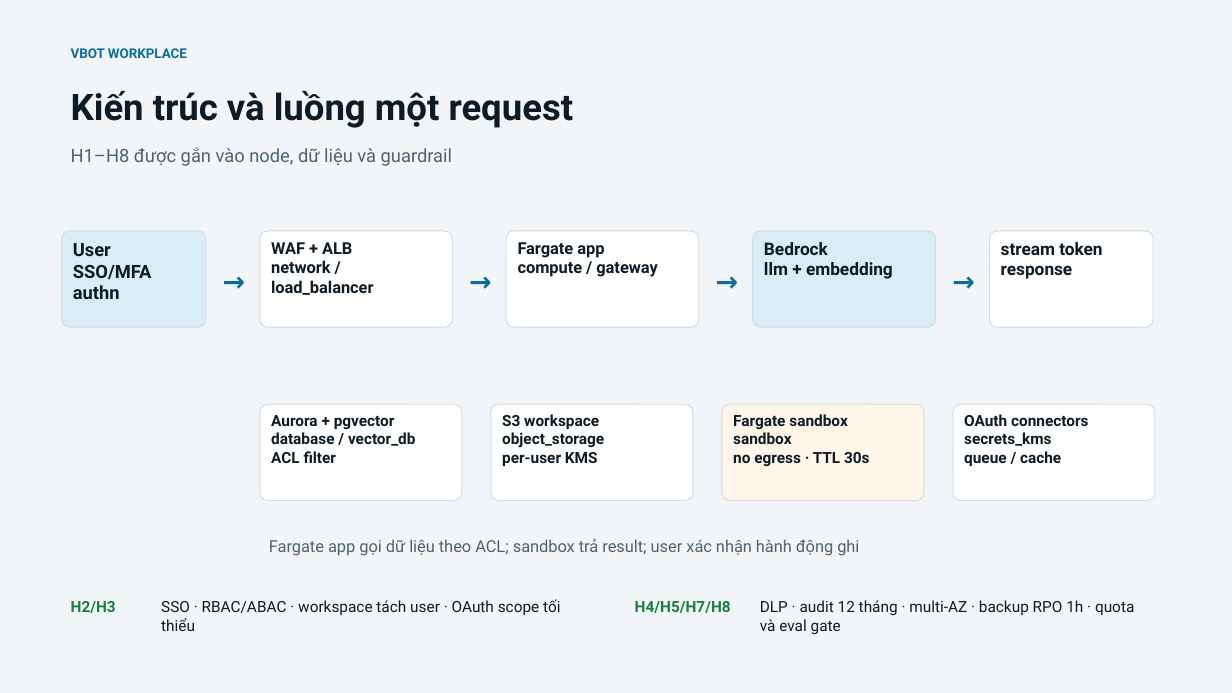
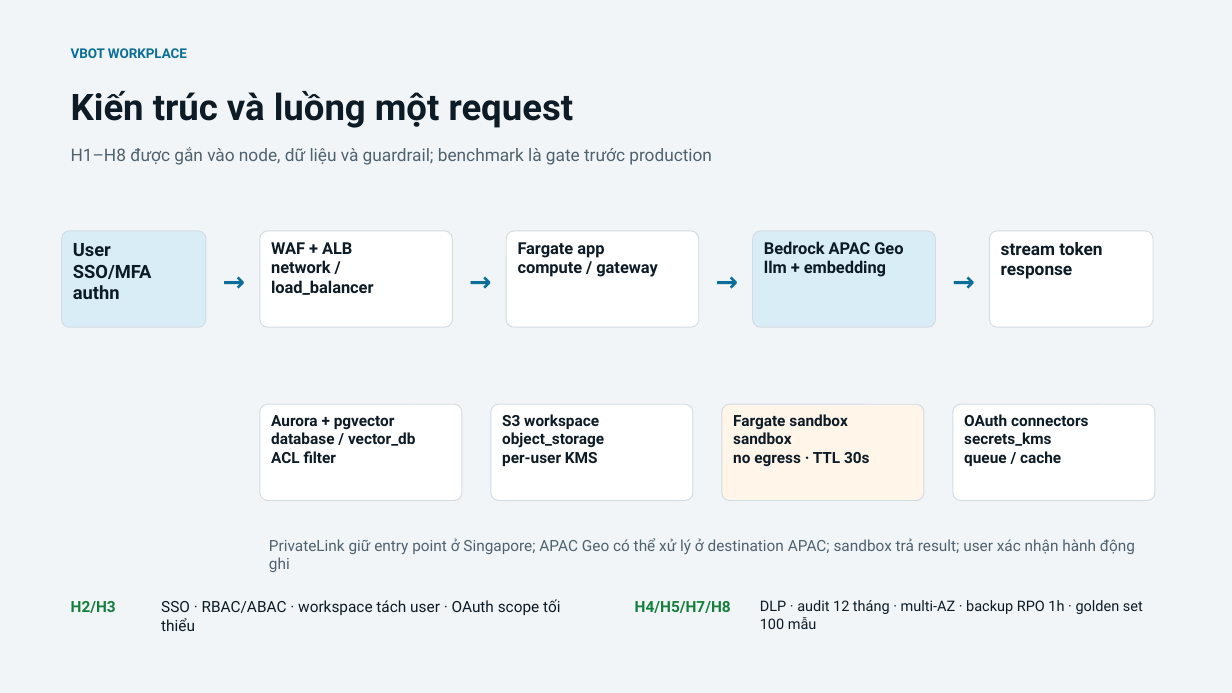
Before and after one commit to rin1652/K4-VBot, a slide deck: slide 2 of G03_slide.pptx. Drawn at 1232x693 pixels with LibreOffice and Linux fonts; fonts in the diff are those of the drawing. Boxes give left, top, right and bottom in pixels: in the first picture for what was removed or moved away, otherwise in the second. Text is boxed around its words. In the diff, an @@ line names an element or a change of style, - is before the commit and + after.

Commit message:
refactor: update pricing, sizing calculations, and documentation for AWS Bedrock and infrastructure components

```diff
--- a/G03_slide.pptx
+++ b/G03_slide.pptx
@@ text at bbox=[71, 147, 712, 165]: text changed; size 14.2 to 13.5 pt @@
-H1–H8 được gắn vào node, dữ liệu và guardrail
+H1–H8 được gắn vào node, dữ liệu và guardrail; benchmark là gate trước production
@@ text in rounded rectangle at bbox=[764, 241, 903, 254]: text changed; size 13.5 to 12.8 pt @@
-Bedrock
+Bedrock APAC Geo
@@ text in rounded rectangle at bbox=[764, 260, 886, 277]: size 13.5 to 12.8 pt in "llm + embedding" @@
@@ text at bbox=[269, 538, 1135, 554]: text changed; size 12.8 to 12 pt @@
-Fargate app gọi dữ liệu theo ACL; sandbox trả result; user xác nhận hành động ghi
+PrivateLink giữ entry point ở Singapore; APAC Geo có thể xử lý ở destination APAC; sandbox trả result; user xác nhận hành động ghi
@@ text at bbox=[760, 600, 1143, 629]: text changed; size 12 to 11.2 pt @@
-DLP · audit 12 tháng · multi-AZ · backup RPO 1h · quota và eval gate
+DLP · audit 12 tháng · multi-AZ · backup RPO 1h · golden set 100 mẫu
```
Also in this commit, not shown: 1 other slide changed, 8 other files.
